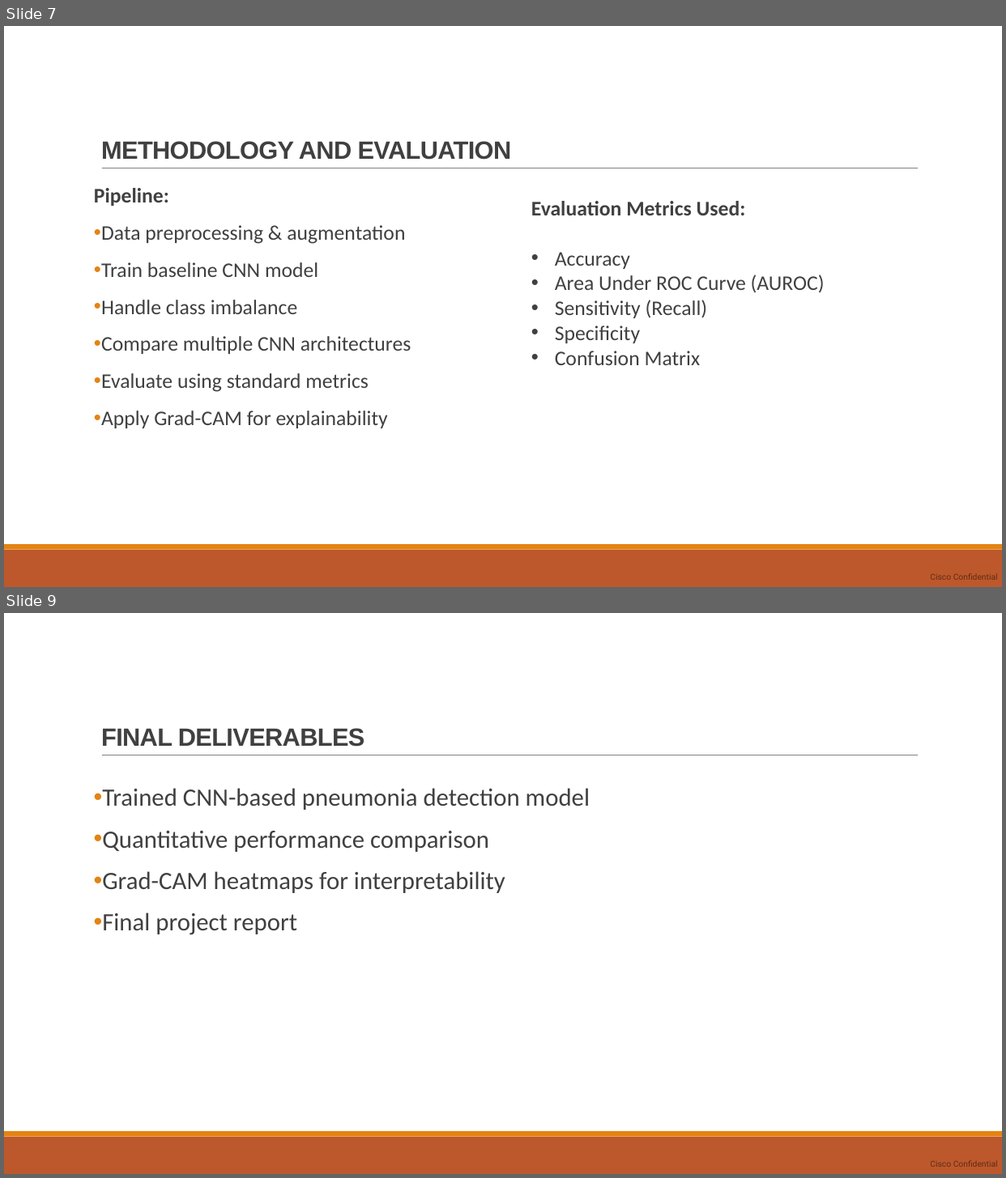
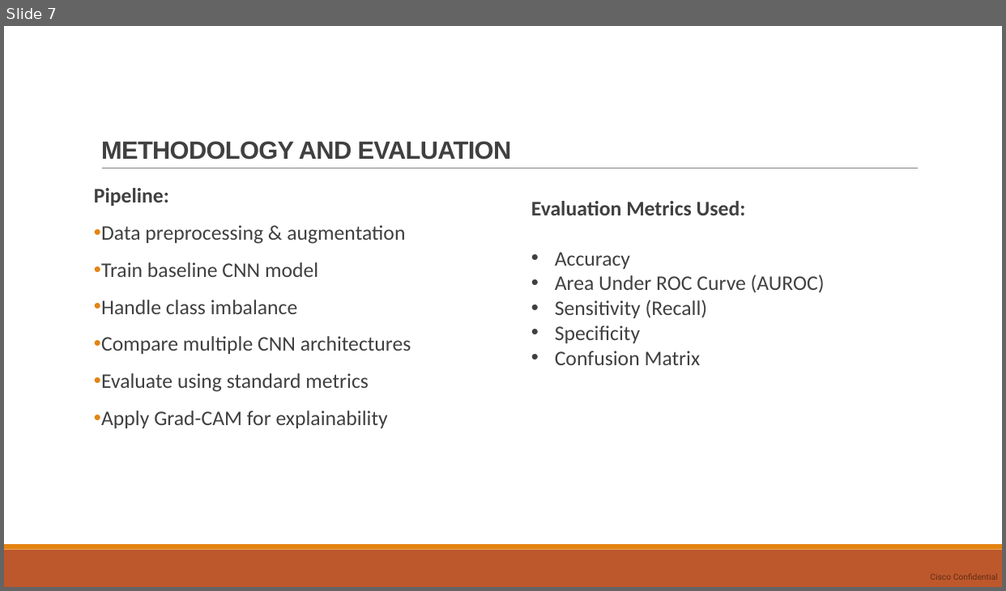
Before and after one commit to bboyrajib/pneumonia-prediction-streamlit, a slide deck: docs/Automated Pneumonia Detection from Chest X-Ray Images.pptx. Shown one above the other, each under a label of ours: slides 7 and 9 before the commit, slide 7 after it; the slides between them are not shown. The pictures are 1006x1178 and 1006x591 pixels, drawn with LibreOffice and Linux fonts; fonts in the diff are those of the drawing. Boxes give left, top, right and bottom in pixels: in the first picture for what was removed or moved away, otherwise in the second. Text is boxed around its words. In the diff, an @@ line names an element or a change of style, - is before the commit and + after.

```diff
--- a/docs/Automated Pneumonia Detection from Chest X-Ray Images.pptx
+++ b/docs/Automated Pneumonia Detection from Chest X-Ray Images.pptx
@@ slide 9 removed at box(4, 613, 1002, 1174), background #FFFFFF; not listed: 4 template elements that a slide beside it also shows @@
@@ title removed at box(101, 728, 365, 747) @@
-FINAL DELIVERABLES
@@ text removed at box(102, 788, 590, 935) @@
-• Trained CNN-based pneumonia detection model
-• Quantitative performance comparison
-• Grad-CAM heatmaps for interpretability
-• Final project report
```
Also in this commit, not shown: 2 slides changed, 18 other files.
